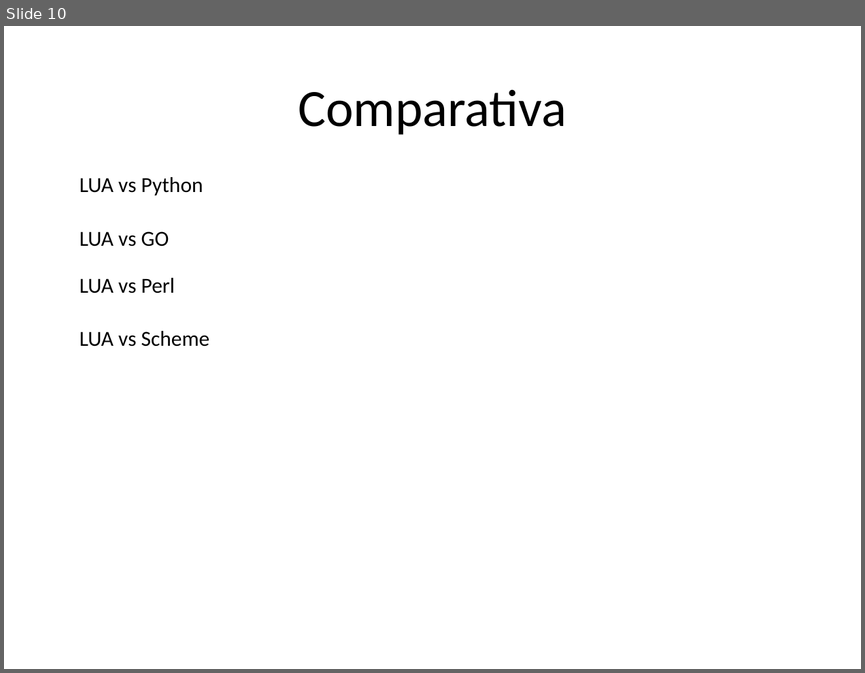
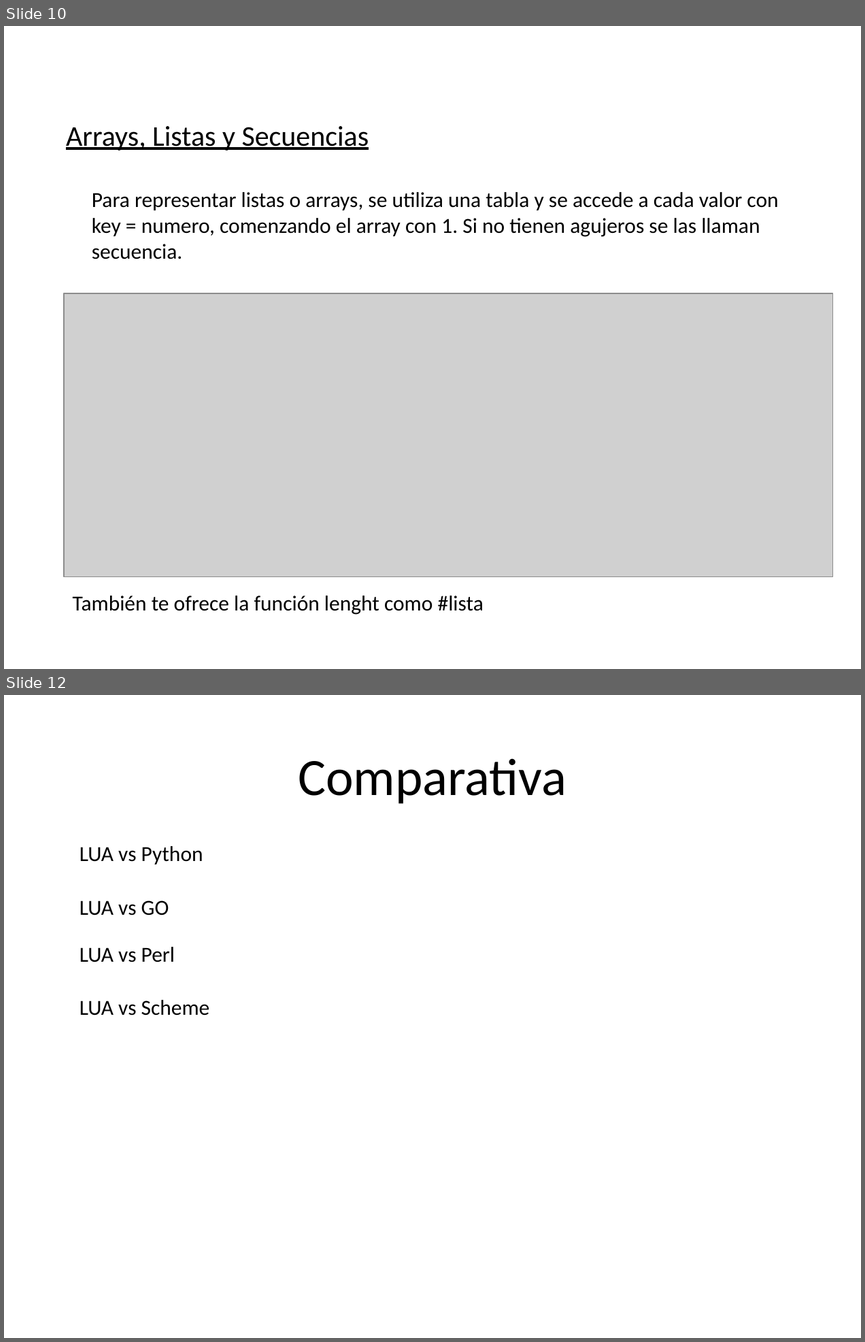
Before and after one commit to Santiago39353535/TDL, a slide deck: LUA.pptx. Shown one above the other, each under a label of ours: slide 10 before the commit, slides 10 and 12 after it; the slides between them are not shown. The pictures are 865x673 and 865x1342 pixels, drawn with LibreOffice and Linux fonts; fonts in the diff are those of the drawing; grey boxes stand for pictures; background and template pictures are left out. Boxes give left, top, right and bottom in pixels: in the first picture for what was removed or moved away, otherwise in the second. Text is boxed around its words. In the diff, an @@ line names an element or a change of style, - is before the commit and + after.

```diff
--- a/LUA.pptx
+++ b/LUA.pptx
@@ slide 10 added at [4,26,861,669], background picture (left out) @@
@@ text added at [66,126,369,150], 24 pt, text #000000, underline @@
+Arrays, Listas y Secuencias
@@ text added at [92,192,778,259], 18 pt, text #000000 @@
+Para representar listas o arrays, se utiliza una tabla y se accede a cada valor con
+key = numero, comenzando el array con 1. Si no tienen agujeros se las llaman secuencia.
@@ picture added at [64,293,832,577] @@
@@ text added at [73,595,483,614], 18 pt, text #000000 @@
+También te ofrece la función lenght como #lista
@@ what was slide 10 is now slide 12 @@
```
Also in this commit, not shown: 4 slides changed, 2 other slides added, 1 slide removed, 1 other file.
